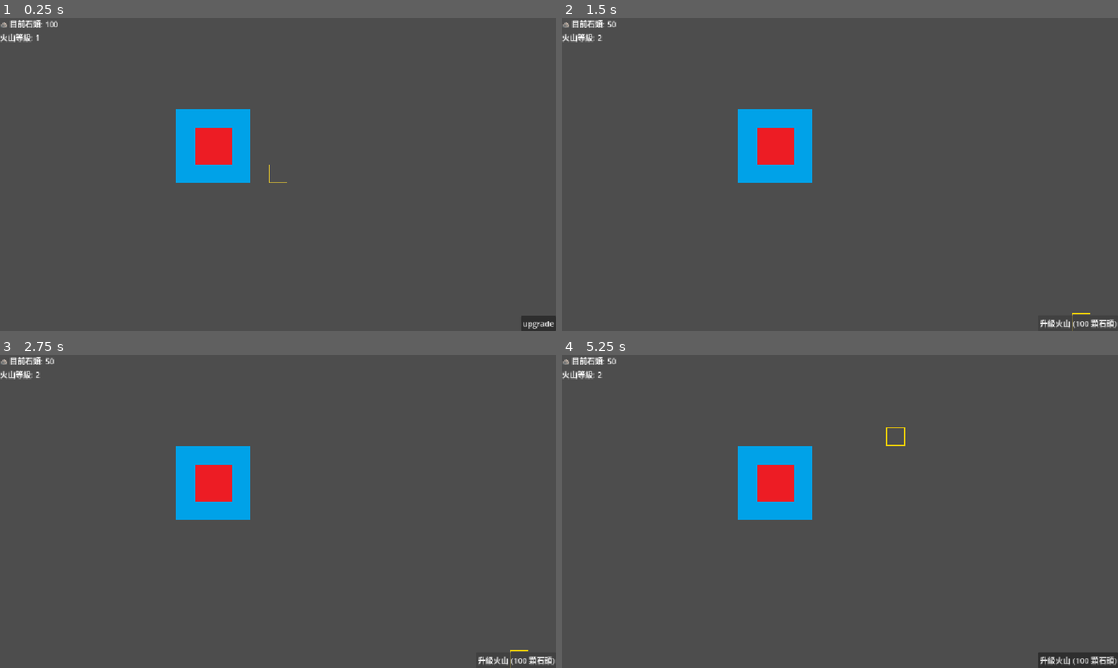
Above: before the commit, frames 1-4 (two rows, left to right).
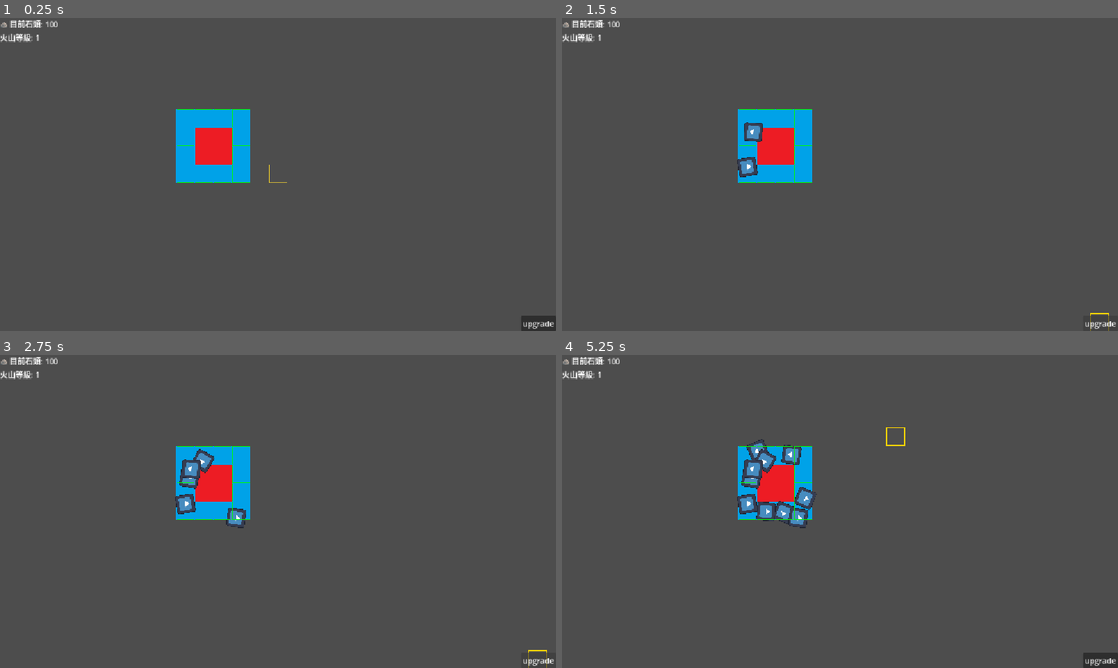
Above: after the commit, the same moments.

Repository: LeoTengAMao/GameJam2026
Game: Godot game, scene res://Tscn/MapManager.tscn
Same seed, same stepped clock (60 frames per second), same inputs: the game is played once before the commit and once after it. The engine's default icon, where the game draws it, is replaced by a stand-in: a white triangle on a blue panel in a dark square.
Inputs (mouse positions are in pixels of both pictures, inside the frame that each line leads up to):
- Up to frame 1 (0.25 s): no input
- Up to frame 2 (1.5 s): click "upgrade" at 0.5 s; click "升級火山 (100 顆石頭)" (after the commit: "upgrade") at 1.25 s
- Up to frame 3 (2.75 s): click "升級火山 (100 顆石頭)" (after the commit: "upgrade") at 2 s
- Up to frame 4 (5.25 s): click "升級火山 (100 顆石頭)" (after the commit: "upgrade") at 2.75 s; tap Enter at 3.5 s; move the mouse to (962, 495) at 3.52 s; click (962, 495) at 3.67 s; move the mouse to (728, 527) at 4.27 s; click (728, 527) at 4.42 s; tap Space at 5 s; move the mouse to (895, 442) at 5.02 s; click (895, 442) at 5.17 s

The runs differ from the first frame. In frame 1, 0.1% of the frame differs, in the area x 31-45%, y 29-53%; in frame 2, 0.8%; in frame 3, 1.2%; in frame 4, 2.2%, in the area x 6-100%, y 0-100%.

Commit message:
feat: 串接石頭生成功能
- 可在 CooldownRockGenerator 裡調整石頭生成速度

Diff:
--- a/Script/EventManager.gd
+++ b/Script/EventManager.gd
@@ -7,6 +7,8 @@
 # 新增：給隊員接的接口（當玩家收集到石頭時發射）
 signal stone_collected(amount: int)
 
+signal on_create_land(pos: Vector2)
+
 # 新增：當石頭數量改變時，用來通知 UI 更新畫面的訊號
 signal stone_count_changed(new_amount: int)
 
--- /dev/null
+++ b/Script/GenerateRock/CooldownRockGenerator.gd
@@ -0,0 +1,32 @@
+extends Node
+class_name CooldownRockGenerator
+
+## 每隔幾秒生成一次石頭
+@export var spawn_interval: float = 2.0
+
+## 拖入你的 RockPool 節點 (型態為 Node 或特定類別)
+@export var rock_pool: Node
+
+var time_accumulator: float = 0.0
+
+
+func _process(delta: float) -> void:
+	time_accumulator += delta
+	if time_accumulator >= spawn_interval:
+		time_accumulator -= spawn_interval
+		_on_timer_tick()
+
+
+func _on_timer_tick() -> void:
+	_spawn_one_rock()
+
+
+func _spawn_one_rock() -> void:
+	# 在 GDScript 中，可以直接用 Autoload 的全域名稱 GenerateManager
+	# 如果沒有值，GDScript 的方法通常會回傳 null
+	var spawn_global_pos = GenerateManager.get_random_spawn_global_position()
+
+	# 檢查是否成功取得位置（不為 null），且防呆檢查 rock_pool 是否存在
+	if spawn_global_pos != null and rock_pool != null:
+		# 如果 rock_pool 是 GDScript，直接呼叫方法即可
+		rock_pool.spawn_rock(spawn_global_pos)
--- a/Script/GenerateArea.gd
+++ b/Script/GenerateRock/GenerateArea.gd
@@ -2,6 +2,8 @@
 @tool
 extends Node2D
 class_name GenerateArea
+
+signal collected(area: GenerateArea)
 
 @export var width: float = 200.0:
 	set(value):
@@ -34,4 +36,7 @@
 		var rect = Rect2(Vector2(-width / 2.0, -height / 2.0), Vector2(width, height))
 		draw_rect(rect, Color.GREEN, false, 2.0)
 
+func initialize(spawn_position: Vector2) -> void:
+	global_position = spawn_position
+
 # 編輯器縮放刷新邏輯已合併至 @export 的 set 語法中，故不需要額外的 _process 函數
--- /dev/null
+++ b/Script/GenerateRock/GenerateAreaPool.gd
@@ -0,0 +1,36 @@
+extends Node2D
+class_name GenerateAreaPool
+
+@export var area_scene: PackedScene # 拖入 Rock.tscn
+
+var _area_pool: ObjectPool
+
+func _ready() -> void:
+	_init_pool()
+
+func _init_pool() -> void:
+	_area_pool = ObjectPool.new(
+		# factory_method: 匿名函式建立與綁定
+		func():
+			var area = area_scene.instantiate() as GenerateArea
+			# 當石頭發出 collected 訊號時，自動還給池子
+			area.collected.connect(func(r): _area_pool.return_item(r))
+			add_child(area)
+			return area,
+
+		# on_get:
+		func(area: GenerateArea):
+			area.visible = true,
+
+		# on_return:
+		func(area: GenerateArea):
+			area.visible = false,
+
+		10 # initial_capacity
+	)
+	EventManager.on_create_land.connect(spawn_area)
+
+# 當你想在地圖上生成石頭時
+func spawn_area(position: Vector2) -> void:
+	var area = _area_pool.get_item() as GenerateArea
+	area.initialize(position)
--- a/Script/Rock.gd
+++ b/Script/GenerateRock/Rock.gd
@@ -27,9 +27,10 @@
 
 func _collect() -> void:
 	# 1. 這裡可以處理遊戲邏輯（例如：玩家金幣 + resource_amount）
-	print("成功收集石頭！獲得 ", resource_amount, " 個資源。")
+	#print("成功收集石頭！獲得 ", resource_amount, " 個資源。")
 
 	# 2. 播放收集音效或特效（可選）
 
 	# 3. 發送訊號通知物件池持有人來回收我
 	collected.emit(self)
+	EventManager.stone_collected.emit(1)
--- a/Script/MapManager.gd
+++ b/Script/MapManager.gd
@@ -95,7 +95,8 @@
 				grid_data[pos] = grid_cell
 			else:
 				# 其他外圍部分是普通土地 (自己就是自己的核心)
-				grid_data[pos] = CellData.new(CellType.LAND, 100)
+				#grid_data[pos] = CellData.new(CellType.LAND, 100)
+				build_land(pos)
 
 		# 計算並更新海岸線狀態與視覺
 	update_all_coasts()
@@ -150,6 +151,7 @@
 	# 3. 扣款成功，執行造陸邏輯
 	grid_data[pos] = CellData.new(CellType.LAND, starting_hp)
 	update_all_coasts()
+	EventManager.on_create_land.emit(Vector2(pos * 128) + Vector2(128/2, 128/2))
 	return true
 
 # 當侵蝕計時器時間到時觸發
--- a/Script/ResourceManager.gd
+++ b/Script/ResourceManager.gd
@@ -6,6 +6,7 @@
 func _ready() -> void:
 	# 遊戲一開始，廣播存款餘額給 UI 顯示
 	EventManager.stone_count_changed.emit.call_deferred(current_stones)
+	EventManager.stone_collected.connect(add_stones)
 
 func add_stones(amount: int) -> void:
 	current_stones += amount
--- a/Tscn/MapManager.tscn
+++ b/Tscn/MapManager.tscn
@@ -4,6 +4,10 @@
 [ext_resource type="Texture2D" uid="uid://b7e3kyp7tcdv8" path="res://Assests/Tile/Yellow-hollow.png" id="2_7e4a0"]
 [ext_resource type="Texture2D" uid="uid://drhpb3g0xfi8d" path="res://Assests/Tile/TileMap.png" id="2_rgg21"]
 [ext_resource type="PackedScene" uid="uid://cnnifvdf8ntqa" path="res://Tscn/UIManager.tscn" id="3_2m3s5"]
+[ext_resource type="PackedScene" uid="uid://p6hd7cw4d8xa" path="res://Tscn/rock_pool.tscn" id="5_x7wua"]
+[ext_resource type="PackedScene" uid="uid://408ws3jpbr8l" path="res://Tscn/timer.tscn" id="6_105op"]
+[ext_resource type="Script" uid="uid://c7c3fkxjo7w6u" path="res://Script/GenerateRock/GenerateAreaPool.gd" id="7_huse1"]
+[ext_resource type="PackedScene" uid="uid://buis80p43kt25" path="res://Tscn/generate_area.tscn" id="8_nvhh3"]
 
 [sub_resource type="TileSetAtlasSource" id="TileSetAtlasSource_ba2e8"]
 texture = ExtResource("2_7e4a0")
@@ -197,3 +201,16 @@
 tile_set = SubResource("TileSet_ba2e8")
 
 [node name="CanvasLayer" parent="." unique_id=834032828 instance=ExtResource("3_2m3s5")]
+
+[node name="RockPool" parent="." unique_id=959581959 instance=ExtResource("5_x7wua")]
+position = Vector2(-2138, -1436)
+
+[node name="CooldownRockGenerator" parent="." unique_id=992922893 node_paths=PackedStringArray("rock_pool") instance=ExtResource("6_105op")]
+position = Vector2(-2015, -1350)
+spawn_interval = 0.5
+rock_pool = NodePath("../RockPool")
+
+[node name="AreaPool" type="Node2D" parent="." unique_id=728407797]
+position = Vector2(-2147, -1304)
+script = ExtResource("7_huse1")
+area_scene = ExtResource("8_nvhh3")
--- a/Tscn/generate_area.tscn
+++ b/Tscn/generate_area.tscn
@@ -1,6 +1,8 @@
 [gd_scene format=3 uid="uid://buis80p43kt25"]
 
-[ext_resource type="Script" uid="uid://crbu2knia2ar0" path="res://Script/GenerateArea.gd" id="1_rhn4k"]
+[ext_resource type="Script" uid="uid://crbu2knia2ar0" path="res://Script/GenerateRock/GenerateArea.gd" id="1_rhn4k"]
 
 [node name="GenerateArea" type="Node2D" unique_id=892054703]
 script = ExtResource("1_rhn4k")
+width = 120.0
+height = 120.0
--- a/Tscn/generate_manager.tscn
+++ b/Tscn/generate_manager.tscn
@@ -1,30 +1,21 @@
 [gd_scene format=3 uid="uid://ktm38l2gt1kr"]
 
 [ext_resource type="PackedScene" uid="uid://buis80p43kt25" path="res://Tscn/generate_area.tscn" id="1_h0mux"]
-[ext_resource type="Script" uid="uid://dnr71xlnyxe3u" path="res://Script/ClickDetector.gd" id="3_neqe0"]
-[ext_resource type="Script" uid="uid://q5iplkvmdut1" path="res://Script/RockPool.gd" id="4_l0gv1"]
-[ext_resource type="PackedScene" uid="uid://dc2ghlxmfkyk7" path="res://Tscn/rock.tscn" id="5_l0gv1"]
-
-[sub_resource type="CircleShape2D" id="CircleShape2D_h0mux"]
-radius = 83.0542
+[ext_resource type="PackedScene" uid="uid://408ws3jpbr8l" path="res://Tscn/timer.tscn" id="2_h0mux"]
+[ext_resource type="PackedScene" uid="uid://p6hd7cw4d8xa" path="res://Tscn/rock_pool.tscn" id="3_n4k7n"]
 
 [node name="GenerateManager" type="Node2D" unique_id=845240230]
 
 [node name="GenerateArea" parent="." unique_id=892054703 instance=ExtResource("1_h0mux")]
 position = Vector2(338, 172)
 
+[node name="GenerateArea" parent="GenerateArea" unique_id=603707792 instance=ExtResource("1_h0mux")]
+position = Vector2(-57, 251)
+
 [node name="GenerateArea2" parent="." unique_id=2000305955 instance=ExtResource("1_h0mux")]
 position = Vector2(667, 341)
 
-[node name="ClickDetector" type="Area2D" parent="." unique_id=1711528804 node_paths=PackedStringArray("_rock_pool")]
-script = ExtResource("3_neqe0")
-_rock_pool = NodePath("../RockPool")
+[node name="Timer" parent="." unique_id=992922893 instance=ExtResource("2_h0mux")]
 
-[node name="CollisionShape2D" type="CollisionShape2D" parent="ClickDetector" unique_id=1967352317]
-position = Vector2(79, 87)
-shape = SubResource("CircleShape2D_h0mux")
-
-[node name="RockPool" type="Node2D" parent="." unique_id=1742573808]
+[node name="RockPool" parent="." unique_id=959581959 instance=ExtResource("3_n4k7n")]
 position = Vector2(-188, -124)
-script = ExtResource("4_l0gv1")
-rock_scene = ExtResource("5_l0gv1")
--- a/Tscn/rock.tscn
+++ b/Tscn/rock.tscn
@@ -1,6 +1,6 @@
 [gd_scene format=3 uid="uid://dc2ghlxmfkyk7"]
 
-[ext_resource type="Script" uid="uid://b1e68cafchwum" path="res://Script/Rock.gd" id="1_phrdy"]
+[ext_resource type="Script" uid="uid://b1e68cafchwum" path="res://Script/GenerateRock/Rock.gd" id="1_phrdy"]
 [ext_resource type="Texture2D" uid="uid://iud5lfp5pv3n" path="res://icon.svg" id="2_phrdy"]
 
 [sub_resource type="RectangleShape2D" id="RectangleShape2D_phrdy"]
--- /dev/null
+++ b/Tscn/rock_pool.tscn
@@ -0,0 +1,8 @@
+[gd_scene format=3 uid="uid://p6hd7cw4d8xa"]
+
+[ext_resource type="Script" uid="uid://q5iplkvmdut1" path="res://Script/GenerateRock/RockPool.gd" id="1_nsks2"]
+[ext_resource type="PackedScene" uid="uid://dc2ghlxmfkyk7" path="res://Tscn/rock.tscn" id="2_i07yv"]
+
+[node name="RockPool" type="Node2D" unique_id=959581959]
+script = ExtResource("1_nsks2")
+rock_scene = ExtResource("2_i07yv")
--- /dev/null
+++ b/Tscn/timer.tscn
@@ -0,0 +1,14 @@
+[gd_scene format=3 uid="uid://408ws3jpbr8l"]
+
+[ext_resource type="Script" uid="uid://d2mrr3rcylo21" path="res://Script/GenerateRock/CooldownRockGenerator.gd" id="1_y1ag5"]
+
+[sub_resource type="CircleShape2D" id="CircleShape2D_h0mux"]
+radius = 83.0542
+
+[node name="Timer" type="Area2D" unique_id=992922893 node_paths=PackedStringArray("rock_pool")]
+script = ExtResource("1_y1ag5")
+rock_pool = NodePath("")
+
+[node name="CollisionShape2D" type="CollisionShape2D" parent="." unique_id=817284202]
+position = Vector2(79, 87)
+shape = SubResource("CircleShape2D_h0mux")
Renamed: Script/ClickDetector.gd -> Script/GenerateRock/ClickDetector.gd
Renamed: Script/ClickDetector.gd.uid -> Script/GenerateRock/ClickDetector.gd.uid
Not shown, added: Script/GenerateRock/CooldownRockGenerator.gd.uid
Renamed: Script/GenerateArea.gd.uid -> Script/GenerateRock/GenerateArea.gd.uid
Not shown, added: Script/GenerateRock/GenerateAreaPool.gd.uid
Renamed: Script/GenerateManager.gd -> Script/GenerateRock/GenerateManager.gd
Renamed: Script/GenerateManager.gd.uid -> Script/GenerateRock/GenerateManager.gd.uid
Renamed: Script/ObjectPool.gd -> Script/GenerateRock/ObjectPool.gd
Renamed: Script/ObjectPool.gd.uid -> Script/GenerateRock/ObjectPool.gd.uid
Renamed: Script/Rock.gd.uid -> Script/GenerateRock/Rock.gd.uid
Renamed: Script/RockPool.gd -> Script/GenerateRock/RockPool.gd
Renamed: Script/RockPool.gd.uid -> Script/GenerateRock/RockPool.gd.uid
